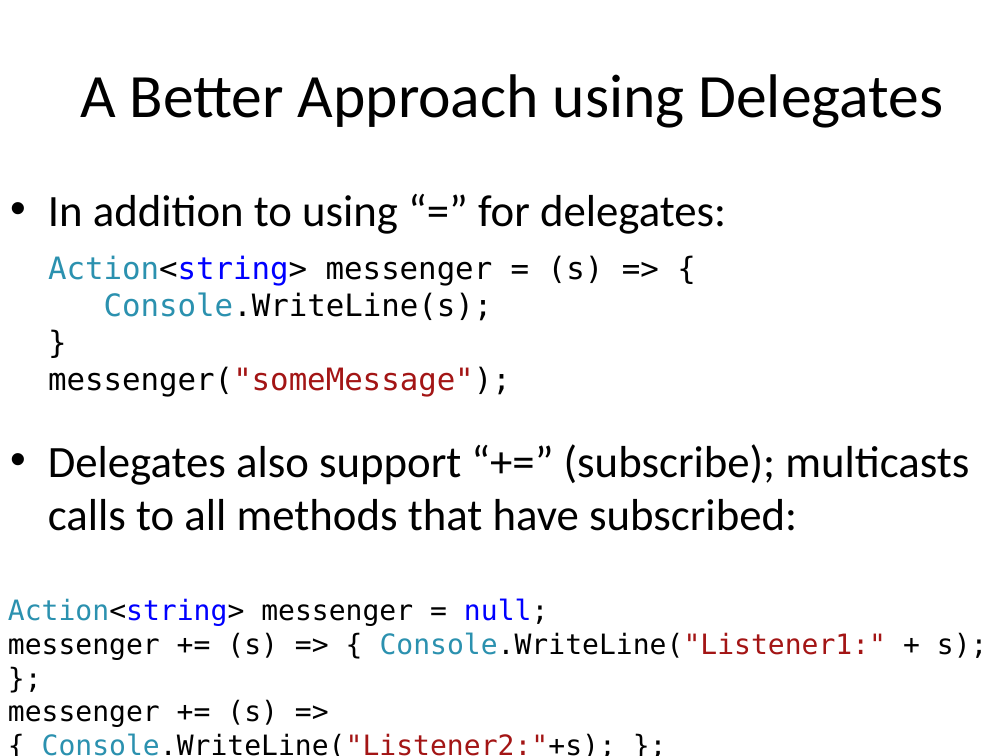
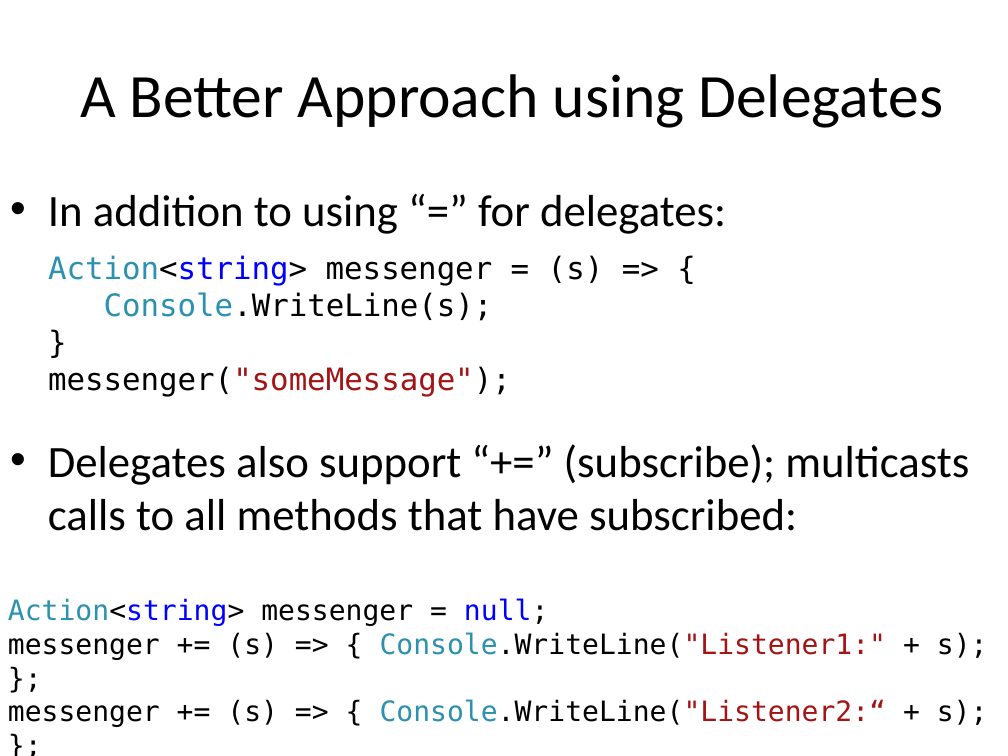
Before and after one commit to iap-csharp/iap-csharp.github.com, a slide deck: slide 27 of IAP-CSharp-Lecture-4.pptx. Drawn at 1008x756 pixels with LibreOffice and Linux fonts; fonts in the diff are those of the drawing. Boxes give left, top, right and bottom in pixels: in the first picture for what was removed or moved away, otherwise in the second. Text is boxed around its words. In the diff, an @@ line names an element or a change of style, - is before the commit and + after.

Commit message:
updates to lecture 4

```diff
--- a/IAP-CSharp-Lecture-4.pptx
+++ b/IAP-CSharp-Lecture-4.pptx
@@ text at (x1=8, y1=699, x2=988, y2=727): text changed @@
-messenger += (s) => { Console.WriteLine("Listener2:"+s); };
+messenger += (s) => { Console.WriteLine("Listener2:“ + s); };
```
Also in this commit, not shown: 1 other slide changed, 1 other file.
